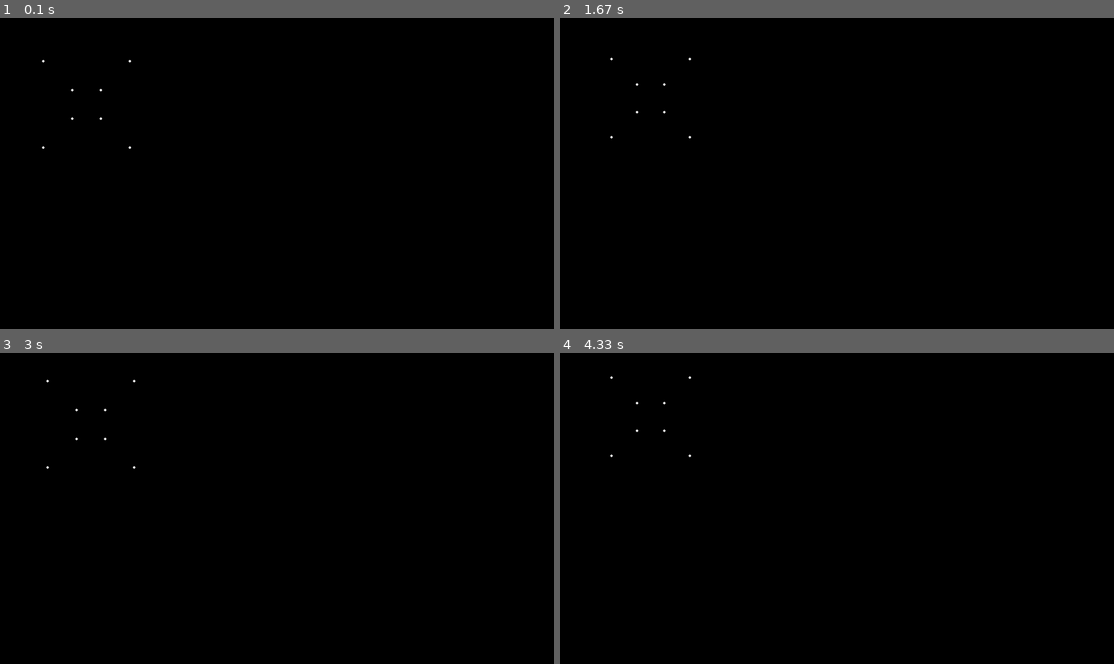
Above: before the commit, frames 1-4 (two rows, left to right).
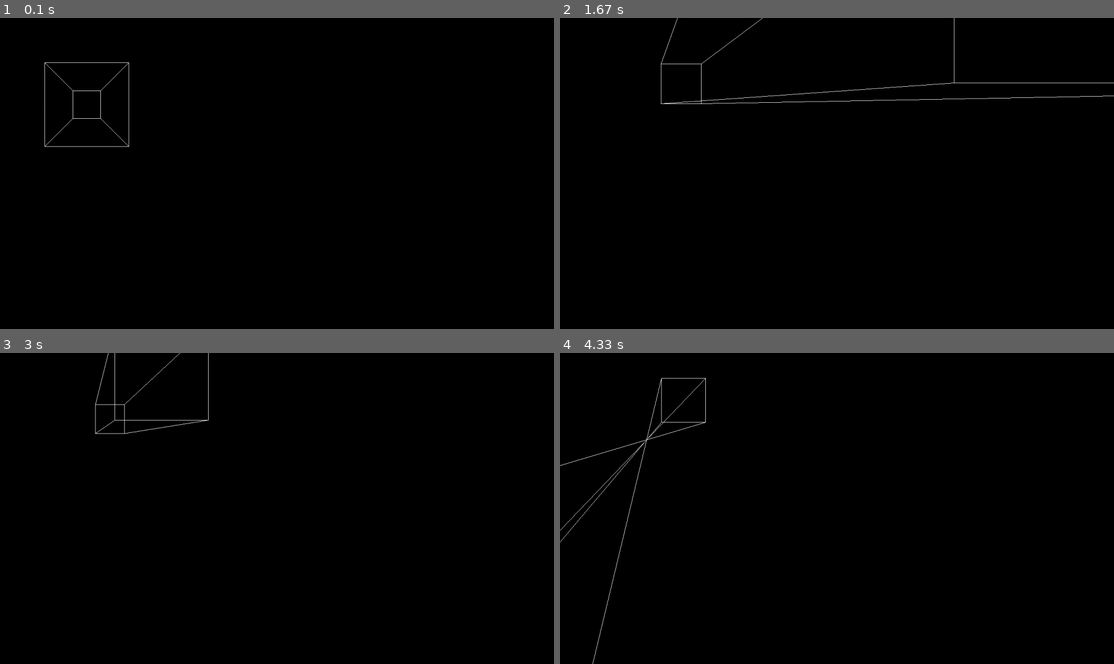
Above: after the commit, the same moments.

Repository: LQR471814/Perspective-3D-Rendering
Game: pygame game, started from 3dPygame.py
Two runs of this game, one before a commit and one after it. Both use one fixed random seed, a clock stepped at 60 frames per second and the inputs below.
Inputs:
- Up to frame 1 (0.1 s): no input
- Up to frame 2 (1.67 s): hold Space 0.33-0.8 s; hold D 0.33-0.8 s; hold D 0.83-1.3 s; tap Space at 0.9, 1.2, 1.4 s; tap Shift at 0.98 s; hold W 1.33-1.63 s
- Up to frame 3 (3 s): hold D 1.67-2.13 s; tap Space at 1.73, 2.03, 2.23, 2.53, 2.8 s; hold A 2.17-2.7 s; tap Shift at 2.32 s; hold S from 2.73 s (still down)
- Up to frame 4 (4.33 s): release S at 3.03 s; hold A 3.07-3.47 s; tap Space at 3.13, 3.43, 3.57, 3.97, 4.27 s; hold W 3.5-3.87 s; tap Shift at 3.65 s; hold D from 3.9 s (still down)

The runs differ from the first frame. In frame 1, 0.3% of the frame differs, in the area x 7-24%, y 13-43%; in frame 2, 0.7%, in the area x 9-100%, y 0-39%; in frame 3, 0.3%; in frame 4, 0.6%.

Commit message:
Fixed movement and added reference
- Fixed movement with 3D camera and made it along perspective
- Added a reference to a cube for later use.

Diff:
--- a/3dPygame.py
+++ b/3dPygame.py
@@ -4,13 +4,19 @@
 import sys
 
 class camera:
-    def __init__(self, rot, coord):
+    def __init__(self, rot, coord, strafeSpeed, straightSpeed):
         self.rotation = rot
         self.coord = coord
+        self.speedStrafe = strafeSpeed
+        self.speedStraight = straightSpeed
     def getRotation(self):
         return self.rotation
     def getCoord(self):
         return self.coord
+    def getSpeedStraight(self):
+        return self.speedStraight
+    def getSpeedStrafe(self):
+        return self.speedStrafe
     def setCoord(self, newCoords):
         self.coord = newCoords
 
@@ -34,7 +40,7 @@
         self.coord = coordinate
 
     def reset(self):
-        self.verts = [[-1, -1, -1], [1, 1, 1], [-1, -1, 1], [1, -1, -1], [-1, 1, -1], [1, -1, 1], [1, 1, -1], [-1, 1, 1], [1, 1, 1]]
+        self.verts = [[-1, -1, -1], [1, 1, 1], [-1, -1, 1], [1, -1, -1], [-1, 1, -1], [1, -1, 1], [1, 1, -1], [-1, 1, 1]]
         self.edges = [[4, 0],
                       [4, 6],
                       [4, 7],
@@ -64,6 +70,37 @@
     coordinates[1] += center[1]
     return coordinates
 
+def UpdateScr(increment):
+    global b1
+    global c1
+
+    screen.fill((0, 0, 0))
+    print("-----------------------------------------")
+
+    for vert in b1.getVerts():
+        finCoords = []
+        finCoords.append(int(round((vert[0] / (c1.getCoord()[2] - vert[2]) * blocksize) + ((c1.getCoord()[0] - vert[0]) / (c1.getCoord()[2] - vert[2]) * increment), 1)))
+        finCoords.append(int(round((vert[1] / (c1.getCoord()[2] - vert[2]) * blocksize) + ((c1.getCoord()[1] - vert[1]) / (c1.getCoord()[2] - vert[2]) * increment), 1)))
+        finCoords = transformCoords(finCoords)
+        # pygame.draw.circle(screen, (255, 255, 255), finCoords, 3)
+
+    for edge in b1.getEdges():
+        coords1 = []
+        coords2 = []
+
+        coords1.append(int(round((b1.getVerts()[edge[0]][0] / (c1.getCoord()[2] - b1.getVerts()[edge[0]][2])) * blocksize + ((c1.getCoord()[0] - b1.getVerts()[edge[0]][0]) / (c1.getCoord()[2] - b1.getVerts()[edge[0]][2]) * increment), 1)))
+        coords1.append(int(round((b1.getVerts()[edge[0]][1] / (c1.getCoord()[2] - b1.getVerts()[edge[0]][2])) * blocksize + ((c1.getCoord()[1] - b1.getVerts()[edge[0]][1]) / (c1.getCoord()[2] - b1.getVerts()[edge[0]][2]) * increment), 1)))
+
+        coords2.append(int(round((b1.getVerts()[edge[1]][0] / (c1.getCoord()[2] - b1.getVerts()[edge[1]][2])) * blocksize + ((c1.getCoord()[0] - b1.getVerts()[edge[1]][0]) / (c1.getCoord()[2] - b1.getVerts()[edge[1]][2]) * increment), 1)))
+        coords2.append(int(round((b1.getVerts()[edge[1]][1] / (c1.getCoord()[2] - b1.getVerts()[edge[1]][2])) * blocksize + ((c1.getCoord()[1] - b1.getVerts()[edge[1]][1]) / (c1.getCoord()[2] - b1.getVerts()[edge[1]][2]) * increment), 1)))
+        coords1 = transformCoords(coords1)
+        coords2 = transformCoords(coords2)
+
+        print(coords1, coords2)
+
+        b1.reset()
+        pygame.draw.line(screen, (255, 255, 255), coords1, coords2)
+
 Controls = """
 [W] = Go forward
 [S] = Go backward
@@ -78,77 +115,51 @@
 stop = False
 center = [200, 200]
 blocksize = 100
-c1 = camera((0, 0), (0, 0, 2))
+c1 = camera((0, 0), (0, 0, 2), 3, 0.05)
 b1 = block((0, 0, 0))
 screen = pygame.display.set_mode([1280, 720])
 
 screen.fill((0, 0, 0))
 
-def UpdateScr(increment):
-    global b1
-    global c1
-
-    screen.fill((0, 0, 0))
-    print("-----------------------------------------")
-
-    for vert in b1.getVerts():
-        finCoords = []
-        finCoords.append(int(round((vert[0] / (c1.getCoord()[2] - vert[2]) * blocksize) + (((c1.getCoord()[0] - b1.getCoord()[0]) / c1.getCoord()[2] - b1.getCoord()[2]) * increment), 1)))
-        finCoords.append(int(round((vert[1] / (c1.getCoord()[2] - vert[2]) * blocksize) + (((c1.getCoord()[1] - b1.getCoord()[1]) / c1.getCoord()[2] - b1.getCoord()[2]) * increment), 1)))
-        finCoords = transformCoords(finCoords)
-        pygame.draw.circle(screen, (255, 255, 255), finCoords, 3)
-
-    for edge in b1.getEdges():
-        coords1 = []
-        coords2 = []
-
-        coords1.append(int(round(b1.getVerts()[edge[0]][0] / (c1.getCoord()[2] - b1.getVerts()[edge[0]][2]) * blocksize + (((c1.getCoord()[0] - b1.getCoord()[0]) / c1.getCoord()[2] - b1.getCoord()[2]) * increment), 1)))
-        coords1.append(int(round(b1.getVerts()[edge[0]][1] / (c1.getCoord()[2] - b1.getVerts()[edge[0]][2]) * blocksize + (((c1.getCoord()[0] - b1.getCoord()[0]) / c1.getCoord()[2] - b1.getCoord()[2]) * increment), 1)))
-        coords2.append(int(round(b1.getVerts()[edge[1]][0] / (c1.getCoord()[2] - b1.getVerts()[edge[1]][2]) * blocksize + (((c1.getCoord()[1] - b1.getCoord()[1]) / c1.getCoord()[2] - b1.getCoord()[2]) * increment), 1)))
-        coords2.append(int(round(b1.getVerts()[edge[1]][1] / (c1.getCoord()[2] - b1.getVerts()[edge[1]][2]) * blocksize + (((c1.getCoord()[1] - b1.getCoord()[1]) / c1.getCoord()[2] - b1.getCoord()[2]) * increment), 1)))
-
-        coords1 = transformCoords(coords1)
-        coords2 = transformCoords(coords2)
-
-        print(coords1, coords2)
-
-        b1.reset()
-        #pygame.draw.line(screen, (255, 255, 255), coords1, coords2)
-
-UpdateScr(0)
+UpdateScr(c1.getSpeedStrafe())
+pygame.display.update()
 
 while stop == False:
+    keystate = pygame.key.get_pressed()
+
+    if keystate[pygame.K_ESCAPE]:
+        stop = True
+        pygame.quit()
+        sys.exit()
+
+    if keystate[pygame.K_w]:
+        c1.setCoord([c1.getCoord()[0], c1.getCoord()[1], c1.getCoord()[2] - c1.getSpeedStraight()])
+        UpdateScr(c1.getSpeedStrafe())
+
+    if keystate[pygame.K_a]:
+        c1.setCoord([c1.getCoord()[0] - 1, c1.getCoord()[1], c1.getCoord()[2]])
+        UpdateScr(c1.getSpeedStrafe())
+
+    if keystate[pygame.K_d]:
+        c1.setCoord([c1.getCoord()[0] + 1, c1.getCoord()[1], c1.getCoord()[2]])
+        UpdateScr(c1.getSpeedStrafe())
+
+    if keystate[pygame.K_s]:
+        c1.setCoord([c1.getCoord()[0], c1.getCoord()[1], c1.getCoord()[2] + c1.getSpeedStraight()])
+        UpdateScr(c1.getSpeedStrafe())
+
+    if keystate[pygame.K_SPACE]:
+        c1.setCoord([c1.getCoord()[0], c1.getCoord()[1] - 1, c1.getCoord()[2]])
+        UpdateScr(c1.getSpeedStrafe())
+
+    if keystate[pygame.K_LSHIFT]:
+        c1.setCoord([c1.getCoord()[0], c1.getCoord()[1] + 1, c1.getCoord()[2]])
+        UpdateScr(c1.getSpeedStrafe())
+
     for event in pygame.event.get():
         if event.type == QUIT:
             stop = True
             pygame.quit()
             sys.exit()
-        if event.type == pygame.KEYDOWN:
-            if event.key == pygame.K_ESCAPE:
-                stop = True
-                pygame.quit()
-                sys.exit()
-            if event.key == pygame.K_w:
-                c1.setCoord([c1.getCoord()[0], c1.getCoord()[1], c1.getCoord()[2] + 0.1])
-                UpdateScr(0)
-            if event.key == pygame.K_a:
-                c1.setCoord([c1.getCoord()[0] - 1, c1.getCoord()[1], c1.getCoord()[2]])
-                # center[0] -= 10
-                UpdateScr(10)
-            if event.key == pygame.K_d:
-                c1.setCoord([c1.getCoord()[0] + 1, c1.getCoord()[1], c1.getCoord()[2]])
-                # center[0] += 10
-                UpdateScr(10)
-            if event.key == pygame.K_s:
-                c1.setCoord([c1.getCoord()[0], c1.getCoord()[1], c1.getCoord()[2] - 0.1])
-                UpdateScr(0)
-            if event.key == pygame.K_SPACE:
-                c1.setCoord([c1.getCoord()[0], c1.getCoord()[1] - 1, c1.getCoord()[2]])
-                # center[1] -= 10
-                UpdateScr(10)
-            if event.key == pygame.K_LSHIFT:
-                c1.setCoord([c1.getCoord()[0], c1.getCoord()[1] + 1, c1.getCoord()[2]])
-                # center[1] += 10
-                UpdateScr(10)
 
     pygame.display.update()
Binary file added: CubeDrawing.png
